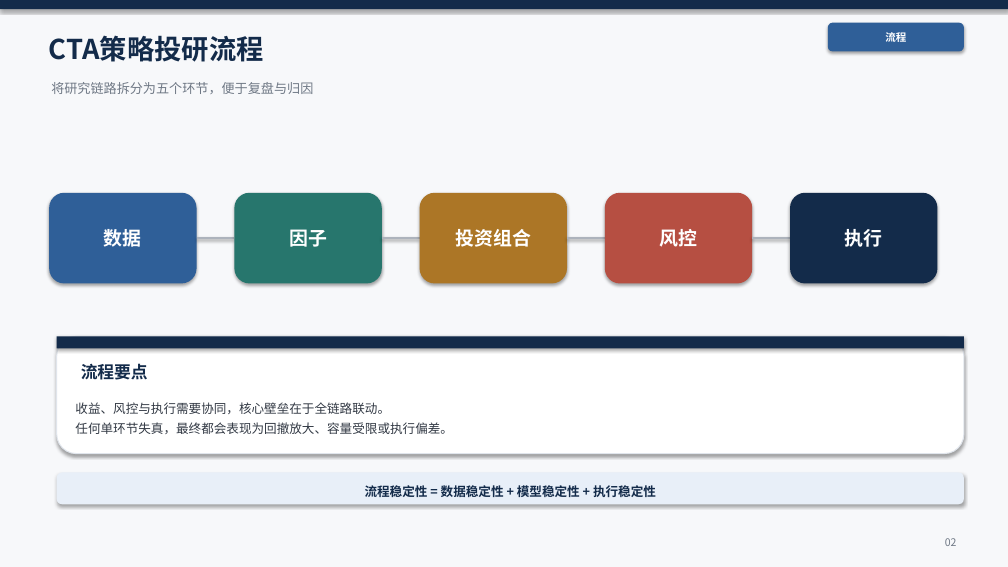
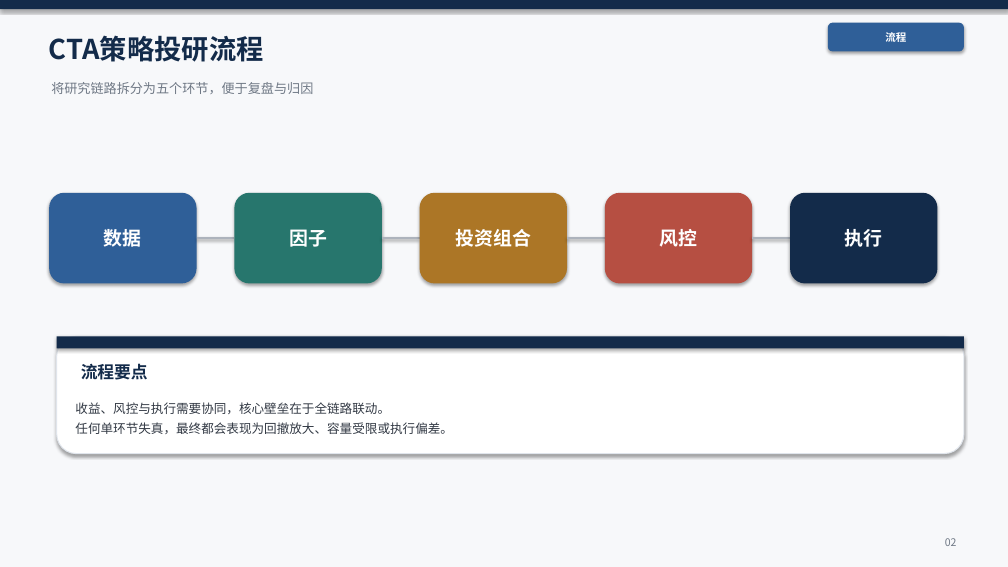
Before and after one commit to KevinSherry2016/CTA, a slide deck: slide 2 of CTA投研框架_10页_精修_v8_tmp.pptx. Drawn at 1008x567 pixels with LibreOffice and Linux fonts; fonts in the diff are those of the drawing. Boxes give left, top, right and bottom in pixels: in the first picture for what was removed or moved away, otherwise in the second. Text is boxed around its words. In the diff, an @@ line names an element or a change of style, - is before the commit and + after.

```diff
--- a/CTA投研框架_10页_精修_v8_tmp.pptx
+++ b/CTA投研框架_10页_精修_v8_tmp.pptx
@@ rounded rectangle removed at [57, 473, 964, 504] @@
@@ text removed at [365, 483, 656, 500] @@
-流程稳定性 = 数据稳定性 + 模型稳定性 + 执行稳定性
```
Also in this commit, not shown: 8 other slides changed, 1 other file.
